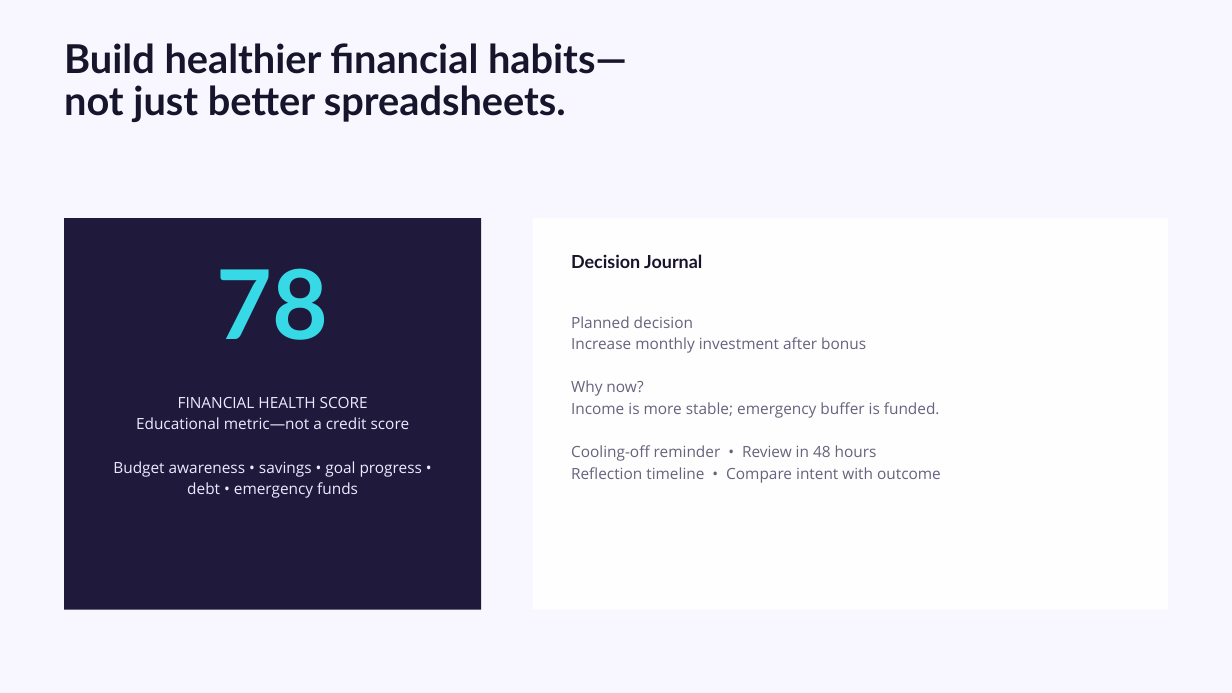
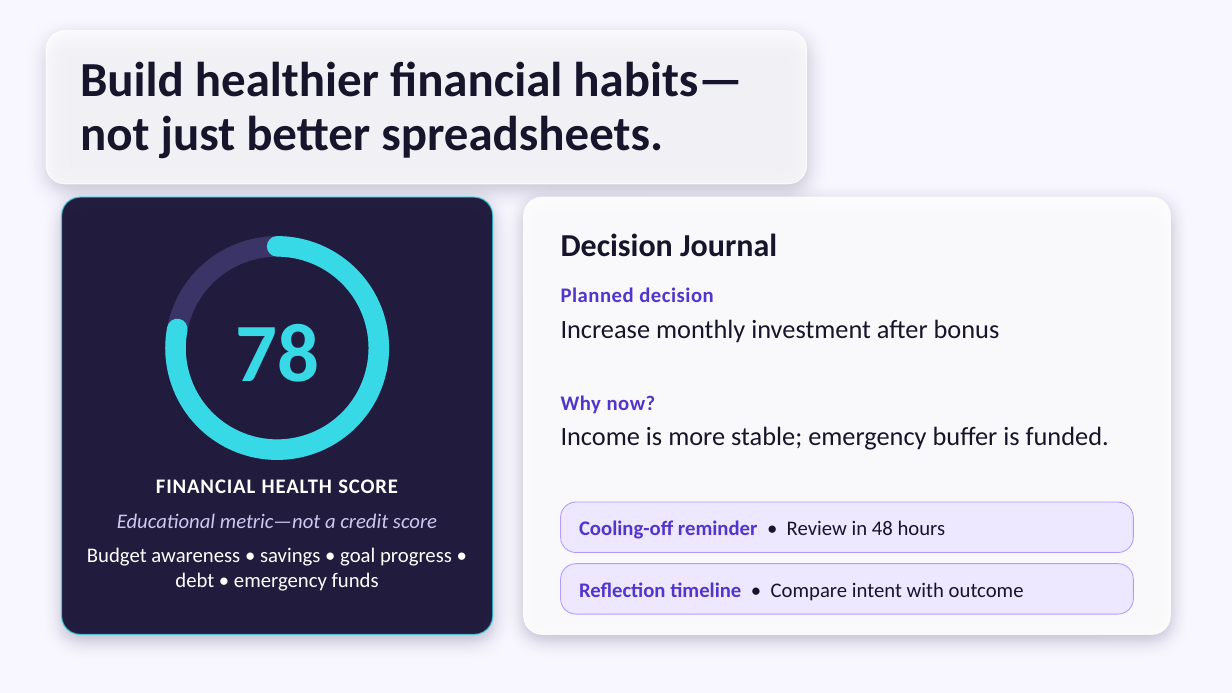
Before and after one commit to himanshichouhan25/finwise, a slide deck: slide 9 of image/FinWise AI Pitch Deck.pptx. Drawn at 1232x693 pixels with LibreOffice and Linux fonts; fonts in the diff are those of the drawing; background and template pictures are left out. Boxes give left, top, right and bottom in pixels: in the first picture for what was removed or moved away, otherwise in the second. Text is boxed around its words. In the diff, an @@ line names an element or a change of style, - is before the commit and + after.

```diff
--- a/image/FinWise AI Pitch Deck.pptx
+++ b/image/FinWise AI Pitch Deck.pptx
@@ rounded rectangle added at (x1=46, y1=31, x2=806, y2=184), fill #FFFFFF at 76% opacity, outline #FFFFFF 1.25 pt @@
@@ text "Build healthier financial habits—" moved from (x1=64, y1=43, x2=627, y2=122) to (x1=80, y1=61, x2=742, y2=159) @@
@@ text "Build healthier financial habits—" at (x1=80, y1=61, x2=742, y2=159): size 46.5 to 57.2 pt, font Lato to Calibri; line spacing 48.8pt to 0.92; vertical alignment top to middle @@
@@ rounded rectangle added at (x1=62, y1=197, x2=493, y2=634), fill #191336 at 95% opacity, outline #38D9E6 1.5 pt @@
@@ rounded rectangle added at (x1=524, y1=197, x2=1170, y2=634), fill #FFFFFF at 91% opacity, outline #FFFFFF 1 pt @@
@@ freeform shape removed at (x1=64, y1=218, x2=481, y2=609) @@
@@ freeform shape removed at (x1=533, y1=218, x2=1168, y2=609) @@
@@ text "Decision Journal" moved from (x1=571, y1=254, x2=702, y2=268) to (x1=561, y1=233, x2=777, y2=257) @@
@@ text "Decision Journal" at (x1=561, y1=233, x2=777, y2=257): size 21 to 37.4 pt, font Lato to Calibri; line spacing 24.1pt to 1; vertical alignment top to middle @@
@@ text "78" moved from (x1=217, y1=268, x2=329, y2=340) to (x1=235, y1=324, x2=319, y2=382) @@
@@ text "78" at (x1=235, y1=324, x2=319, y2=382): size 112.5 to 96.8 pt, font Lato to Calibri; line spacing 110.2pt to 1; vertical alignment top to middle @@
@@ ellipse added at (x1=176, y1=246, x2=379, y2=450), outline #3A3566 24 pt @@
@@ arc (boxed as its full ellipse) added at (x1=176, y1=246, x2=379, y2=450), outline #38D9E6 24 pt @@
@@ text added at (x1=561, y1=287, x2=713, y2=302), 24.2 pt, text #5135CC, bold @@
+Planned decision
@@ text "Increase monthly investment after bonus" moved from (x1=571, y1=316, x2=941, y2=483) to (x1=561, y1=319, x2=1000, y2=343) @@
@@ text "Increase monthly investment after bonus" at (x1=561, y1=319, x2=1000, y2=343): size 18 to 30.8 pt, font Open Sans to Calibri, text colour #68627D to #17152B; line spacing 25.2pt to 1.02 @@
@@ text at (x1=571, y1=316, x2=693, y2=328): paragraph removed @@
-Planned decision
@@ text at (x1=571, y1=380, x2=941, y2=483): paragraphs removed @@
-Why now?
-Income is more stable; emergency buffer is funded.
-Cooling-off reminder • Review in 48 hours
-Reflection timeline • Compare intent with outcome
@@ text at (x1=113, y1=417, x2=422, y2=498): paragraphs removed @@
-Educational metric—not a credit score
-Budget awareness • savings • goal progress • debt • emergency funds
@@ text added at (x1=561, y1=395, x2=656, y2=414), 24.2 pt, text #5135CC, bold @@
+Why now?
@@ text added at (x1=561, y1=426, x2=1109, y2=450), 30.8 pt, text #17152B @@
+Income is more stable; emergency buffer is funded.
@@ text "FINANCIAL HEALTH SCORE" moved from (x1=113, y1=397, x2=422, y2=498) to (x1=156, y1=479, x2=398, y2=493) @@
@@ text "FINANCIAL HEALTH SCORE" at (x1=156, y1=479, x2=398, y2=493): size 18 to 24.2 pt, font Open Sans to Calibri, text colour #EEE9FF to #FFFFFF, letter spacing 0 to 1 pt, bold on; line spacing 25.2pt to 1; vertical alignment top to middle @@
@@ rounded rectangle added at (x1=561, y1=502, x2=1133, y2=553), fill #EDE8FF, outline #7047FF 1 pt @@
@@ text added at (x1=117, y1=513, x2=437, y2=528), 24.2 pt, text #CFC8F0, italic @@
+Educational metric—not a credit score
@@ text added at (x1=579, y1=520, x2=946, y2=539), 24.2 pt, text #5135CC, bold @@
+Cooling-off reminder • Review in 48 hours
@@ text added at (x1=87, y1=547, x2=452, y2=591), 24.2 pt, text #FFFFFF @@
+Budget awareness • savings • goal progress • debt • emergency funds
@@ rounded rectangle added at (x1=561, y1=564, x2=1133, y2=614), fill #EDE8FF, outline #7047FF 1 pt @@
@@ text added at (x1=579, y1=582, x2=1024, y2=601), 24.2 pt, text #17152B @@
+Reflection timeline • Compare intent with outcome
```
Also in this commit, not shown: 10 other slides changed, 1 slide added, 1 slide removed, 18 other files.
